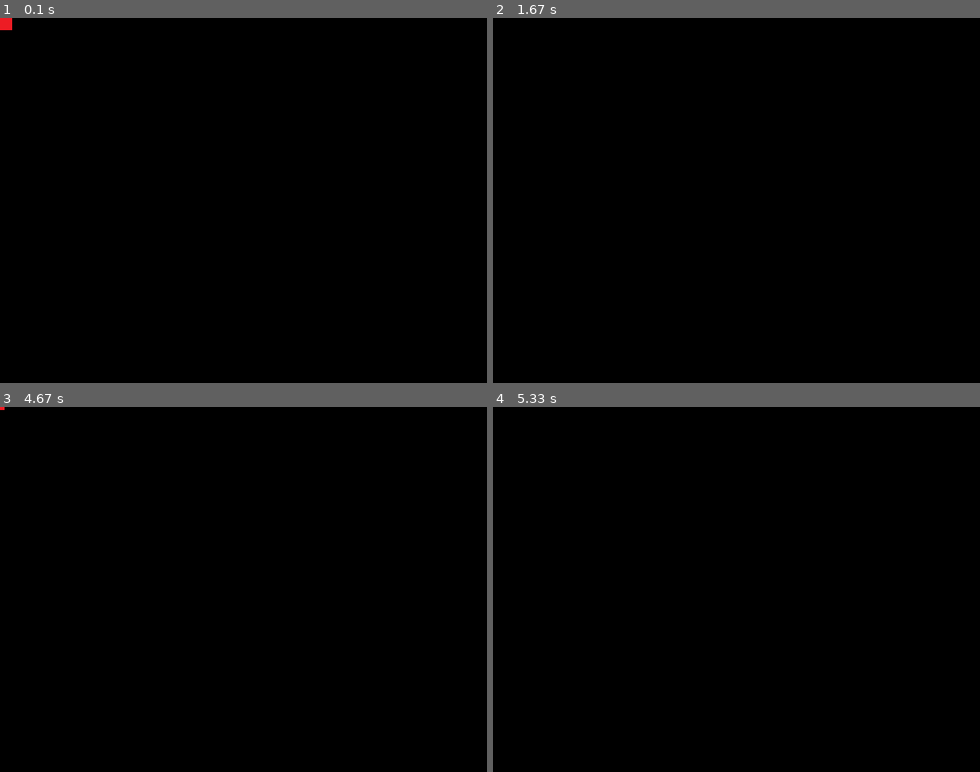
Above: before the commit, frames 1-4 (two rows, left to right).
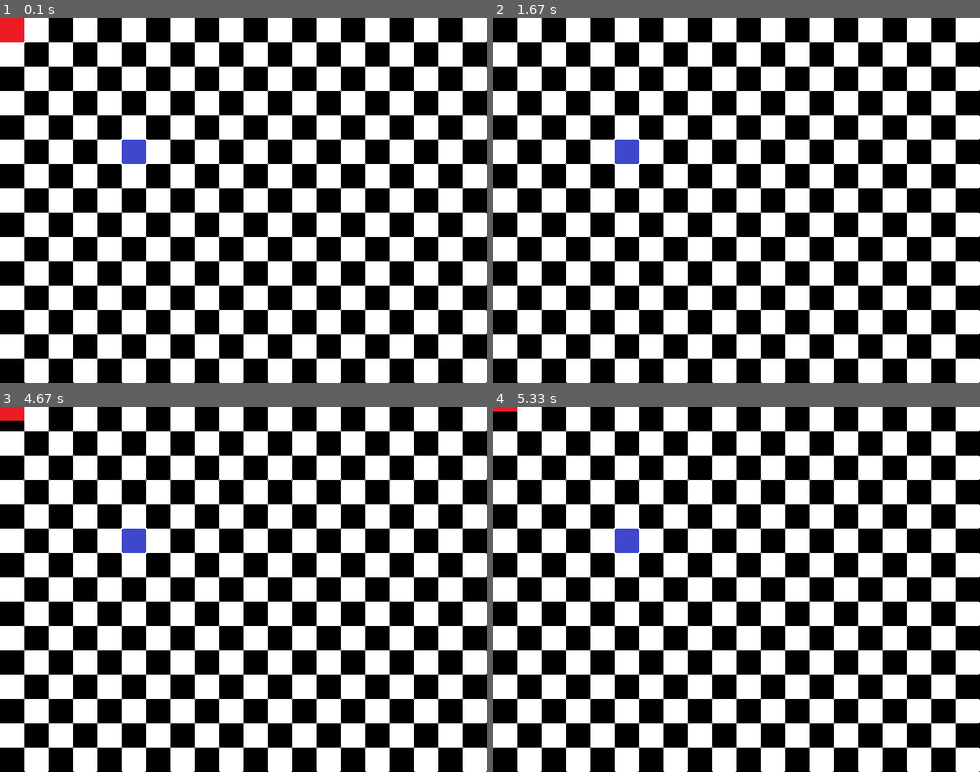
Above: after the commit, the same moments.

Repository: pitkanenlauri/questoffununlimited
Game: pygame game, started from quest/main.py
Two runs of this game, one before a commit and one after it. Both use one fixed random seed, a clock stepped at 60 frames per second and the inputs below.
Inputs:
- Up to frame 1 (0.1 s): no input
- Up to frame 2 (1.67 s): hold Right 0.33-0.8 s; hold Up 0.83-1.13 s; hold Up 1.17-1.53 s
- Up to frame 3 (4.67 s): hold Left 2.4-2.93 s; hold Down 2.97-3.27 s; hold Down from 4.37 s (still down)
- Up to frame 4 (5.33 s): release Down at 4.73 s; hold Up 4.77-5.07 s; hold Up from 5.1 s (still down)

The runs differ from the first frame. In frame 1, 51% of the frame differs, in the area x 0-100%, y 0-100%; in frame 2, 50%; in frame 3, 51%; in frame 4, 50%.

Commit message:
Advances in sprite classes and working on movement.

Diff:
--- a/quest/main.py
+++ b/quest/main.py
@@ -8,7 +8,7 @@
 
 def main():
     game_data = tools.create_game_data_dict()
-    # Creates a dictionary for keeping track of game states.
+    # Create a dictionary to keep track of game states.
     state_dict = {c.SANDY_COVE: states.MapState(c.SANDY_COVE)
     }
     gm = tools.GameStatesManager()
@@ -16,19 +16,19 @@
     gm.state.start_up(game_data)
 
     while True:
-        dt = clock.tick(c.FPS) / 10
+        dt = clock.tick(c.FPS) / 32
         for event in pg.event.get():
             if (event.type == pg.QUIT or
                 event.type == pg.KEYDOWN and event.key == pg.K_ESCAPE):
                 return
         keys = pg.key.get_pressed()
-        # Update current state through GameStateManager.
+        # Update state through GameStateManager.
         gm.update(window, keys, dt)
 
 
 if __name__ == '__main__':
     pg.init()
-    # Centers game window.
+    # Center game window.
     os.environ['SDL_VIDEO_CENTERED'] = 'TRUE'
     pg.display.set_caption(c.CAPTION)
     window = pg.display.set_mode(c.WINDOW_SIZE)
--- a/quest/sprites.py
+++ b/quest/sprites.py
@@ -3,29 +3,30 @@
 import constants as c
 
 class Sprite(pg.sprite.Sprite):
-    def __init__(self, name, x, y, state='resting', direction='down'):
+    def __init__(self, name, x, y, action='resting', direction='down'):
         super().__init__()
-        self.tile_x = x
-        self.tile_y = y
         self.name = name
-        self.state = state
+        self.action = action
         self.direction = direction
         # Keeps track of distance when moving between tiles.
-        self.move_distance = 0
+        self.move_distance = 0.0
+        self.move_pixel = 0.0
 
-        self.sprite_state_dict = self.create_state_dict()
+        self.action_dict = self.create_action_dict()
         self.vector_dict = self.create_vector_dict()
 
-        self.dt = None
-
-        self.image = pg.image.load('cube.png').convert_alpha()
+        # Test
+        self.image = pg.image.load(self.name + '.png').convert_alpha()
         self.rect = self.image.get_rect(left=x, top=y)
 
-    def create_state_dict(self):
-        state_dict = {'resting': self.resting,
+        # Location in tile grid coordinates.
+        self.tile_x, self.tile_y = self.get_tile_coordinates()
+
+    def create_action_dict(self):
+        action_dict = {'resting': self.resting,
                       'moving':  self.moving
         }
-        return state_dict
+        return action_dict
 
     def create_vector_dict(self):
         vector_dict = {'up': (0, -1),
@@ -37,39 +38,54 @@
 
     def update(self, dt):
         self.dt = dt
-        state_function = self.sprite_state_dict[self.state]
-        state_function()
+        action_function = self.action_dict[self.action]
+        action_function()
 
     def resting(self):
-        if self.rect.y % c.TILE_WIDTH != 0:
-            self.correct_position(self.rect.y)
-        if self.rect.x % c.TILE_WIDTH != 0:
-            self.correct_position(self.rect.x)
+        self.correct_position()
 
     def moving(self):
+        """
+        Moves sprite from one tile to the next based on direction.
+        """
         px = self.vector_dict[self.direction][0] * self.dt
         py = self.vector_dict[self.direction][1] * self.dt
-        self.move_distance += abs(px + py)
-        if self.move_distance >= 1:
-            self.rect.move_ip(int(px), int(py))
+        self.move_pixel += abs(px + py)
+        self.move_distance += self.move_pixel
+
+        if self.move_pixel >= 1:
+            self.rect.move_ip(
+                int(self.vector_dict[self.direction][0] * self.move_pixel),
+                int(self.vector_dict[self.direction][1] * self.move_pixel))
+            self.move_distance = int(self.move_distance)
+            self.move_pixel = 0.0
+
         if self.move_distance >= c.TILE_WIDTH:
-            self.state = 'resting'
-            self.move_distance = 0
+            self.action = 'resting'
+            self.move_distance = 0.0
+            self.move_pixel = 0.0
 
     def begin_moving(self, direction):
         self.direction = direction
-        self.state = 'moving'
+        self.action = 'moving'
 
-    def correct_position(self, rect_pos):
+    def correct_position(self):
         """
-        Adjust sprite position to be centered on tile.
+        Adjust sprite position to be centered on tile if not.
         """
-        diff = rect_pos % c.TILE_WIDTH
-        print(diff)
-        if diff <= c.TILE_WIDTH // 2:
-            rect_pos - diff
-        else:
-            rect_pos + diff
+        x, y = self.get_tile_coordinates()
+        x_off = self.rect.x % c.TILE_WIDTH
+        y_off = self.rect.y % c.TILE_WIDTH
+        if self.rect.x % c.TILE_WIDTH != 0:
+            if x_off <= c.TILE_WIDTH / 2:
+                self.rect.x = x
+            else:
+                self.rect.x = x + c.TILE_WIDTH
+        if self.rect.y % c.TILE_WIDTH != 0:
+            if y_off <= c.TILE_WIDTH / 2:
+                self.rect.y = y
+            else:
+                self.rect.y = y + c.TILE_WIDTH
 
     def get_tile_coordinates(self):
         """
@@ -78,42 +94,47 @@
         if self.rect.x == 0:
             tile_x = 0
         elif self.rect.x % c.TILE_WIDTH == 0:
-            tile_x = (self.rect.x / c.TILE_WIDTH)
+            tile_x = (self.rect.x // c.TILE_WIDTH)
         else:
             tile_x = 0
 
         if self.rect.y == 0:
             tile_y = 0
         elif self.rect.y % c.TILE_WIDTH == 0:
-            tile_y = (self.rect.y / c.TILE_WIDTH)
+            tile_y = (self.rect.y // c.TILE_WIDTH)
         else:
             tile_y = 0
 
-        return [tile_x, tile_y]
+        return tile_x, tile_y
 
 
 class Player(Sprite):
-    def __init__(self, x, y, state, direction):
-        super().__init__('player', x, y, state, direction)
+    def __init__(self, x, y, action, direction):
+        super().__init__('player', x, y, action, direction)
+
 
     def update(self, keys, dt):
         self.keys = keys
         self.check_for_input()
         self.dt = dt
-        state_function = self.sprite_state_dict[self.state]
-        state_function()
+        self.tile_x, self.tile_y = self.get_tile_coordinates()
+        action_function = self.action_dict[self.action]
+        action_function()
+
+        # Test - See if tile and rect coords update correctly.
+        self.tile_x, self.tile_y = self.get_tile_coordinates()
+        xt, yt = self.get_tile_coordinates()
+        x, y = self.rect.x, self.rect.y
+        print("tile: ", xt, yt)
+        print("coord:", x//c.TILE_WIDTH, y//c.TILE_WIDTH, "\n")
 
     def check_for_input(self):
-        if self.state == 'resting':
+        if self.action == 'resting':
             if self.keys[pg.K_UP]:
                 self.begin_moving('up')
-                self.tile_y += 1
             elif self.keys[pg.K_DOWN]:
                 self.begin_moving('down')
-                self.tile_y -= 1
             elif self.keys[pg.K_LEFT]:
                 self.begin_moving('left')
-                self.tile_x -= 1
             elif self.keys[pg.K_RIGHT]:
                 self.begin_moving('right')
-                self.tile_x += 1
--- a/quest/states.py
+++ b/quest/states.py
@@ -1,11 +1,11 @@
 import pygame as pg
 
-from sprites import Player
+from sprites import Player, Sprite
 from tools import _State
 
 class MapState(_State):
     """
-    Main playing state - Handles player movement, sprite updates,
+    Main playing state. Handles player movement, sprite updates,
     resulting interaction and drawing of the map view.
     """
     def __init__(self, name):
@@ -13,10 +13,36 @@
         self.name = name
 
         # Test
+        self.all = pg.sprite.Group()
+        self.obstacles = pg.sprite.Group()
+
         self.player = Player(0, 0, 'resting', 'down')
+        self.all.add(self.player)
+
+        self.obstacle = Sprite('obstacle', 80, 80)
+        self.obstacles.add(self.obstacle)
+        self.all.add(self.obstacle)
+
+        self.grid = pg.sprite.Sprite()
+        self.grid.image = pg.image.load('grid.png').convert_alpha()
+        self.grid.rect = self.grid.image.get_rect(left=0, top=0)
 
     def update(self, window, keys, dt):
+
+        # Test
         self.player.update(keys, dt)
-        window.fill((0,0,0))
-        window.blit(self.player.image, self.player.rect)
+        self.obstacles.update(dt)
+
+        if pg.sprite.spritecollideany(self.player, self.obstacles):
+            #self.player.action = 'resting'
+            # TODO - collisions like before?
+            pass
+
+        window.fill((0, 0, 0))
+        window.blit(self.grid.image, self.grid.rect)
+        for sprite in self.all:
+            window.blit(sprite.image, sprite.rect)
+
+        new = pg.transform.scale2x(window)
+        window.blit(new, (0, 0))
         pg.display.flip()
--- a/quest/tools.py
+++ b/quest/tools.py
@@ -3,22 +3,22 @@
     Control class for managing game states.
     """
     def __init__(self):
-        self.sprite_state_dict = {}
+        self.state_dict = {}
         self.state_name = None
         self.state = None
 
     def setup(self, state_dict, start_state):
         """
-        Given a dictionary of States and a State to start in, builds the
-        self.sprite_state_dict.
+        Given a dictionary of states and a state to start in, builds the
+        self.state_dict.
         """
-        self.sprite_state_dict = state_dict
+        self.state_dict = state_dict
         self.state_name = start_state
-        self.state = self.sprite_state_dict[self.state_name]
+        self.state = self.state_dict[self.state_name]
 
     def update(self, window, keys, dt):
         """
-        Checks if a state is done. State is flipped if necessary
+        Checks if a state is done. Changes state if necessary
         and state.update is called.
         """
         if self.state.done:
@@ -27,12 +27,12 @@
 
     def flip_state(self):
         """
-        Changes current state and performs cleanup for exiting state and
-        startup for new state.
+        Changes to a new state and performs cleanup for exiting state
+        and startup for new state. (Most importantly passing on game data.)
         """
         previous, self.state_name = self.state_name, self.state.next
         game_data = self.state.cleanup()
-        self.state = self.sprite_state_dict[self.state_name]
+        self.state = self.state_dict[self.state_name]
         self.state.startup(game_data)
         self.state.previous = previous
 
@@ -62,8 +62,8 @@
 
 def create_game_data_dict():
     """
-    Creates a dictionary to keep track of game data carried between states
-    and for save game functionality.
+    Creates a dictionary of game data to be carried
+    between states and for save game functionality.
     """
     data_dict = {'last_location': None,
     }
Binary file added: quest/grid.png
Binary file added: quest/obstacle.png
Renamed: quest/cube.png -> quest/player.png
